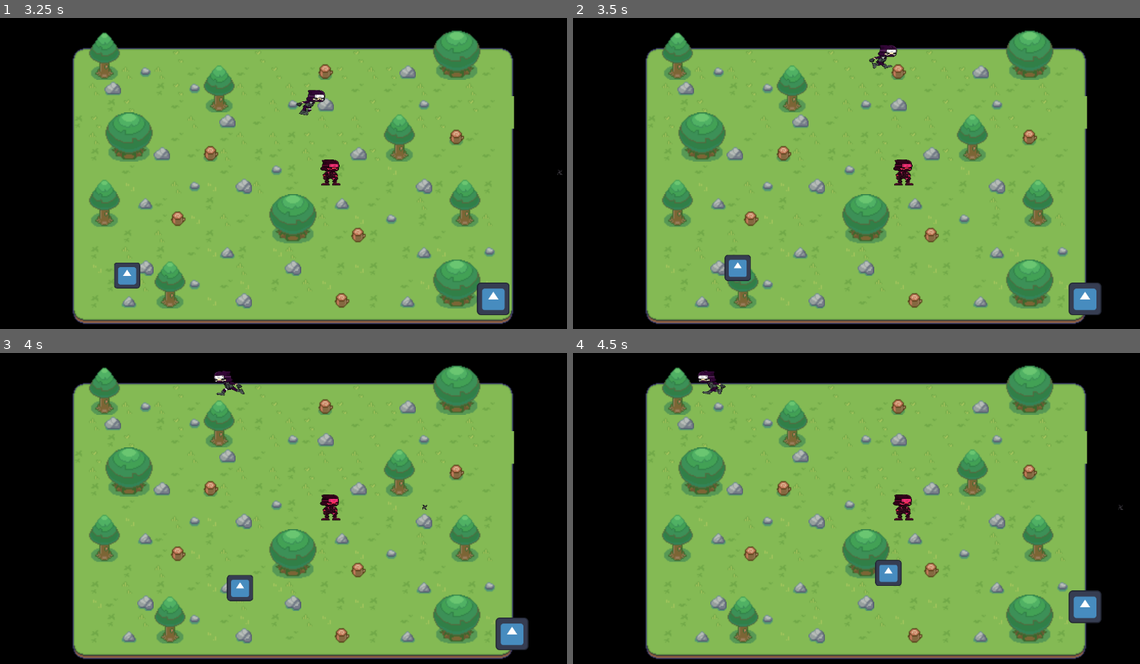
Above: before the commit, frames 1-4 (two rows, left to right).
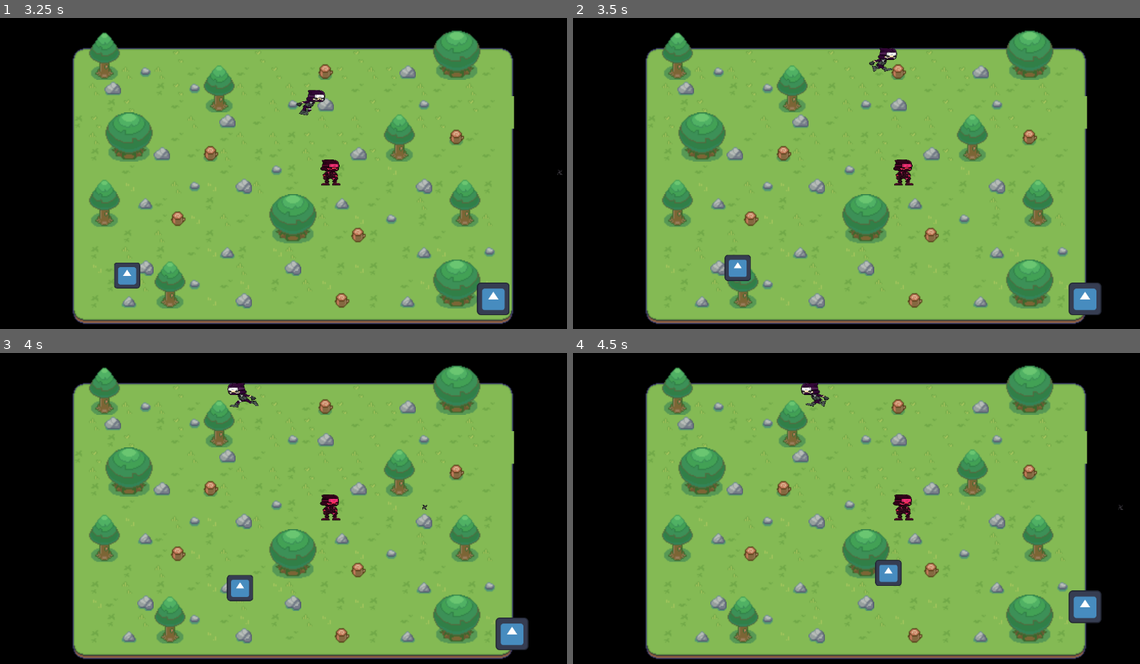
Above: after the commit, the same moments.

Repository: CISC204-S26/final-project-team-6
Game: Godot game, scene res://Scenes/Level1.tscn
Same seed, same stepped clock (60 frames per second), same inputs: the game is played once before the commit and once after it. The engine's default icon, where the game draws it, is replaced by a stand-in: a white triangle on a blue panel in a dark square.
Inputs:
- Up to frame 1 (3.25 s): hold D (move_right) 0.53-1.28 s; tap O (Shuriken) at 0.6, 2.3 s; tap Space (p1_interact) at 0.8, 1.35, 3.05 s; hold S (move_down) 1.28-2.03 s; tap U (p2_interact) at 1.55, 2.1 s; hold D (move_right) 2.03-2.78 s; hold W (move_up) from 2.78 s (still down); tap Q (Katana) at 2.85 s
- Up to frame 2 (3.5 s): keep holding W (move_up)
- Up to frame 3 (4 s): release W (move_up) at 3.53 s; hold A (move_left) from 3.53 s (still down); tap O (Shuriken) at 3.6 s; tap U (p2_interact) at 3.8 s
- Up to frame 4 (4.5 s): keep holding A (move_left); tap Space (p1_interact) at 4.35 s

Frame 1 is identical in both runs. In frame 2, 0.2% of the frame differs, in the area x 52-58%, y 8-18%; in frame 3, 0.3%; in frame 4, 0.4%, in the area x 22-46%, y 5-18%.

Commit message:
Level 1 & 2 Borders
Added borders to level 1 and 2

Diff:
--- a/final_project_all_together_now/Scenes/Level1.tscn
+++ b/final_project_all_together_now/Scenes/Level1.tscn
@@ -316,6 +316,8 @@
 [sub_resource type="RectangleShape2D" id="RectangleShape2D_f03nf"]
 size = Vector2(26, 42)
 
+[sub_resource type="WorldBoundaryShape2D" id="WorldBoundaryShape2D_slnnj"]
+
 [node name="Testing1" type="Node2D" unique_id=167903798]
 
 [node name="Level1" type="Node2D" parent="." unique_id=1848518747]
@@ -399,3 +401,30 @@
 [node name="Enemy2" parent="." unique_id=1480797456 instance=ExtResource("6_t3or0")]
 position = Vector2(926, 204)
 scale = Vector2(0.5, 0.5)
+
+[node name="LeftBorder" type="StaticBody2D" parent="." unique_id=2005911443]
+
+[node name="CollisionShape2D" type="CollisionShape2D" parent="LeftBorder" unique_id=176727857]
+position = Vector2(142, 97)
+rotation = 1.5707964
+shape = SubResource("WorldBoundaryShape2D_slnnj")
+
+[node name="TopBorder" type="StaticBody2D" parent="." unique_id=1382337531]
+
+[node name="CollisionShape2D" type="CollisionShape2D" parent="TopBorder" unique_id=82064906]
+position = Vector2(318, 59)
+rotation = 3.1415927
+shape = SubResource("WorldBoundaryShape2D_slnnj")
+
+[node name="RightBorder" type="StaticBody2D" parent="." unique_id=763191931]
+
+[node name="CollisionShape2D" type="CollisionShape2D" parent="RightBorder" unique_id=1161039997]
+position = Vector2(1002, 200)
+rotation = -1.5707964
+shape = SubResource("WorldBoundaryShape2D_slnnj")
+
+[node name="BottomBorder" type="StaticBody2D" parent="." unique_id=744807376]
+
+[node name="CollisionShape2D" type="CollisionShape2D" parent="BottomBorder" unique_id=1263658065]
+position = Vector2(584, 593)
+shape = SubResource("WorldBoundaryShape2D_slnnj")
--- a/final_project_all_together_now/Scenes/Level2.tscn
+++ b/final_project_all_together_now/Scenes/Level2.tscn
@@ -324,9 +324,14 @@
 [sub_resource type="RectangleShape2D" id="RectangleShape2D_au75x"]
 size = Vector2(63, 32)
 
+[sub_resource type="WorldBoundaryShape2D" id="WorldBoundaryShape2D_llwst"]
+
 [node name="Level2" type="Node2D" unique_id=1989981245]
+position = Vector2(341, 314)
 
 [node name="Node2D" type="Node2D" parent="." unique_id=927551276]
+position = Vector2(-31, 0)
+scale = Vector2(1.7, 1.7)
 
 [node name="TileMapLayer" type="TileMapLayer" parent="Node2D" unique_id=495364872]
 tile_map_data = PackedByteArray("AAAAAP//AAABAAYAAAD/////AAABAAYAAAD+////AAABAAYAAAD+//7/AAABAAYAAAD///7/AAABAAYAAAAAAP …(9280 unchanged characters)…
@@ -350,26 +355,10 @@
 position = Vector2(0, 48.5)
 shape = SubResource("RectangleShape2D_p4u3k")
 
-[node name="CollisionShape2D3" type="CollisionShape2D" parent="Node2D/StaticBody2D/CollisionShape2D3" unique_id=1419221573]
-position = Vector2(353, -96.5)
-shape = SubResource("RectangleShape2D_p4u3k")
-
 [node name="CollisionShape2D4" type="CollisionShape2D" parent="Node2D/StaticBody2D" unique_id=1540391804]
 position = Vector2(-0.5, 8)
 shape = SubResource("RectangleShape2D_70df5")
 
-[node name="CollisionShape2D4" type="CollisionShape2D" parent="Node2D/StaticBody2D/CollisionShape2D4" unique_id=226270595]
-position = Vector2(352.5, -96)
-shape = SubResource("RectangleShape2D_70df5")
-
-[node name="CollisionShape2D5" type="CollisionShape2D" parent="Node2D/StaticBody2D/CollisionShape2D4" unique_id=1124579877]
-position = Vector2(320.5, 0)
-shape = SubResource("RectangleShape2D_70df5")
-
-[node name="CollisionShape2D4" type="CollisionShape2D" parent="Node2D/StaticBody2D/CollisionShape2D4/CollisionShape2D5" unique_id=500021539]
-position = Vector2(352.5, -96)
-shape = SubResource("RectangleShape2D_70df5")
-
 [node name="CollisionShape2D5" type="CollisionShape2D" parent="Node2D/StaticBody2D" unique_id=124440191]
 position = Vector2(352, -48)
 shape = SubResource("RectangleShape2D_ejprb")
@@ -377,3 +366,58 @@
 [node name="CollisionShape2D6" type="CollisionShape2D" parent="Node2D/StaticBody2D" unique_id=1550064963]
 position = Vector2(320.5, -16)
 shape = SubResource("RectangleShape2D_au75x")
+
+[node name="CollisionShape2D7" type="CollisionShape2D" parent="Node2D/StaticBody2D" unique_id=1419221573]
+position = Vector2(353, -48)
+shape = SubResource("RectangleShape2D_p4u3k")
+
+[node name="CollisionShape2D8" type="CollisionShape2D" parent="Node2D/StaticBody2D" unique_id=226270595]
+position = Vector2(352, -88)
+shape = SubResource("RectangleShape2D_70df5")
+
+[node name="CollisionShape2D9" type="CollisionShape2D" parent="Node2D/StaticBody2D" unique_id=1124579877]
+position = Vector2(320, 8)
+shape = SubResource("RectangleShape2D_70df5")
+
+[node name="CollisionShape2D10" type="CollisionShape2D" parent="Node2D/StaticBody2D" unique_id=500021539]
+position = Vector2(672.5, -88)
+shape = SubResource("RectangleShape2D_70df5")
+
+[node name="ColorRect" type="ColorRect" parent="Node2D" unique_id=6617875]
+z_index = -3
+offset_left = -190.58823
+offset_top = -191.7647
+offset_right = 497.64706
+offset_bottom = 206.47063
+color = Color(0, 0, 0, 1)
+
+[node name="LeftBorder" type="StaticBody2D" parent="." unique_id=2106374694]
+
+[node name="CollisionShape2D" type="CollisionShape2D" parent="LeftBorder" unique_id=970609621]
+position = Vector2(-275, 0)
+rotation = 1.5707964
+shape = SubResource("WorldBoundaryShape2D_llwst")
+
+[node name="TopBorder" type="StaticBody2D" parent="." unique_id=1869629897]
+position = Vector2(289, -217)
+rotation = 1.5707964
+
+[node name="CollisionShape2D" type="CollisionShape2D" parent="TopBorder" unique_id=1319528328]
+rotation = 1.5707964
+shape = SubResource("WorldBoundaryShape2D_llwst")
+
+[node name="RightBorder" type="StaticBody2D" parent="." unique_id=1142810094]
+position = Vector2(757, 0)
+rotation = 3.1415927
+
+[node name="CollisionShape2D" type="CollisionShape2D" parent="RightBorder" unique_id=1570981949]
+rotation = 1.5707964
+shape = SubResource("WorldBoundaryShape2D_llwst")
+
+[node name="BottomBorder" type="StaticBody2D" parent="." unique_id=1841182197]
+position = Vector2(224, 245)
+rotation = 4.712389
+
+[node name="CollisionShape2D" type="CollisionShape2D" parent="BottomBorder" unique_id=1497215493]
+rotation = 1.5707964
+shape = SubResource("WorldBoundaryShape2D_llwst")
--- a/final_project_all_together_now/Scenes/enemy_2.gd
+++ b/final_project_all_together_now/Scenes/enemy_2.gd
@@ -49,3 +49,6 @@
 func die() -> void:
 	print("Enemy defeated!")
 	queue_free()
+
+func interact() -> void:
+	print("No interaction")
--- a/final_project_all_together_now/Scripts/Enemy1.gd
+++ b/final_project_all_together_now/Scripts/Enemy1.gd
@@ -38,3 +38,6 @@
 func die() -> void:
 	print("Enemy defeated!")
 	queue_free()
+
+func interact() -> void:
+	print("No interaction")
--- a/final_project_all_together_now/Scripts/player_1.gd
+++ b/final_project_all_together_now/Scripts/player_1.gd
@@ -9,8 +9,7 @@
 
 var nearby_interactables = []
 
-func _physics_process(delta):
-
+func _physics_process(_delta):
 	# ---------------- INPUT ----------------
 	var input_vector = Vector2.ZERO
 
--- a/final_project_all_together_now/Scripts/player_2.gd
+++ b/final_project_all_together_now/Scripts/player_2.gd
@@ -9,7 +9,7 @@
 var nearby_interactables = []
 var facing = Vector2(1,0)
 
-func _physics_process(delta):
+func _physics_process(_delta):
 
 	# ---------------- INPUT ----------------
 	var input_vector = Vector2.ZERO
--- a/final_project_all_together_now/Scripts/shuriken.gd
+++ b/final_project_all_together_now/Scripts/shuriken.gd
@@ -8,7 +8,7 @@
 	pass
 
 # Called every frame. 'delta' is the elapsed time since the previous frame.
-func _process(delta: float) -> void:
+func _process(_delta: float) -> void:
 	position += direction * shurikenSpeed
 
 
--- a/final_project_all_together_now/katana.gd
+++ b/final_project_all_together_now/katana.gd
@@ -7,9 +7,6 @@
 	await get_tree().create_timer(0.2).timeout
 	queue_free()
 
-func _process(delta: float) -> void:
-	pass
-
 func _on_area_2d_area_entered(area: Area2D) -> void:
 	var parent = area.get_parent()
 	if parent.has_method("take_damage"):
